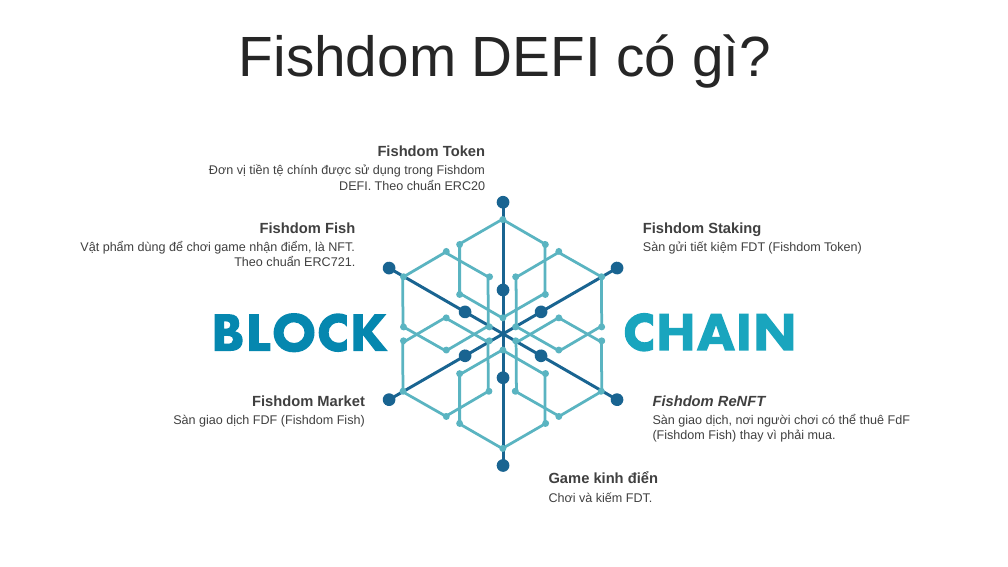
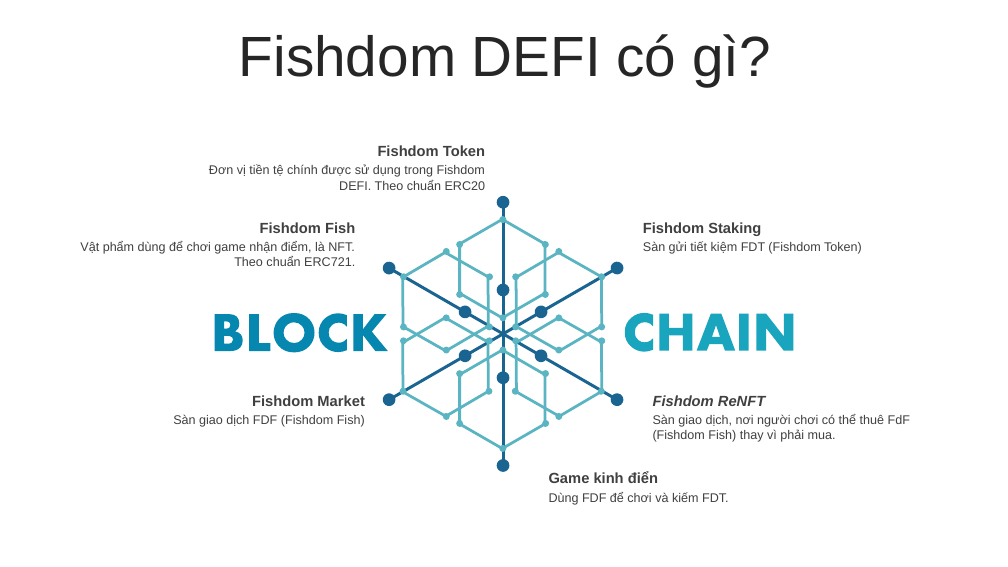
Before and after one commit to augustusflynn/Fishdom_DEFI_Project, a slide deck: slide 5 of FishdomDEFI.pptx. Drawn at 1008x567 pixels with LibreOffice and Linux fonts; fonts in the diff are those of the drawing. Boxes give left, top, right and bottom in pixels: in the first picture for what was removed or moved away, otherwise in the second. Text is boxed around its words. In the diff, an @@ line names an element or a change of style, - is before the commit and + after.

```diff
--- a/FishdomDEFI.pptx
+++ b/FishdomDEFI.pptx
@@ text at (549,492,729,505): text changed @@
-Chơi và kiếm FDT.
+Dùng FDF để chơi và kiếm FDT.
```
Also in this commit, not shown: 2 other slides changed, 10 slides added, 2 slides removed, 1 other file.
